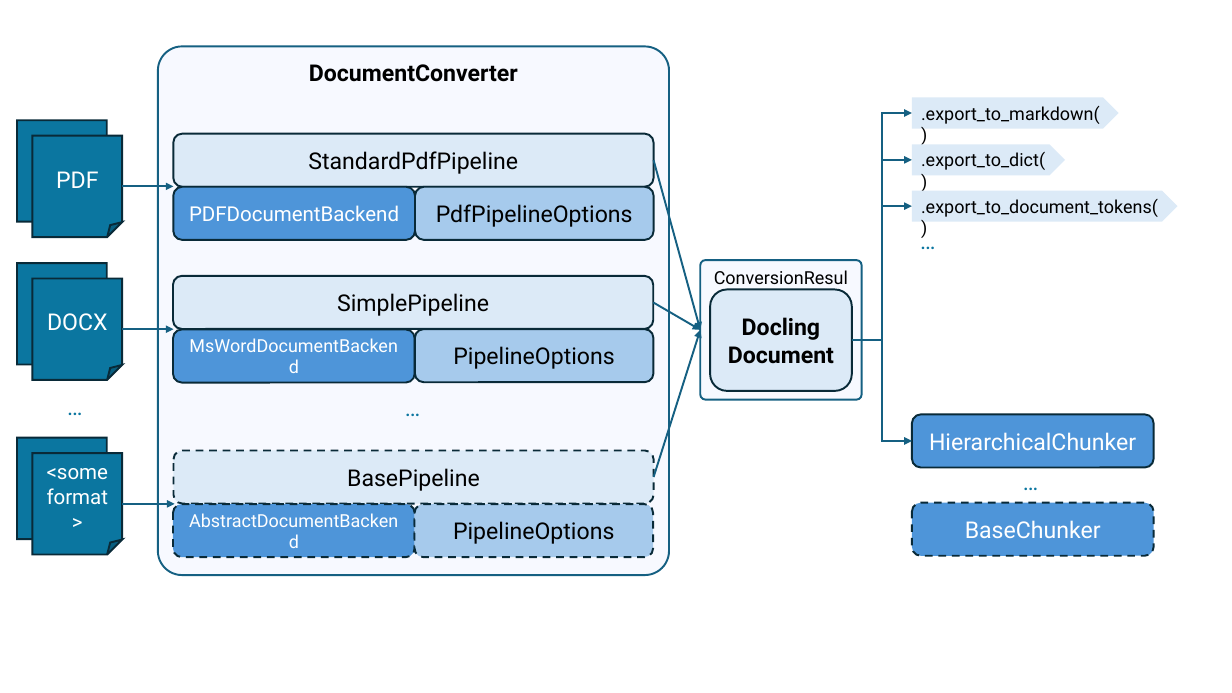
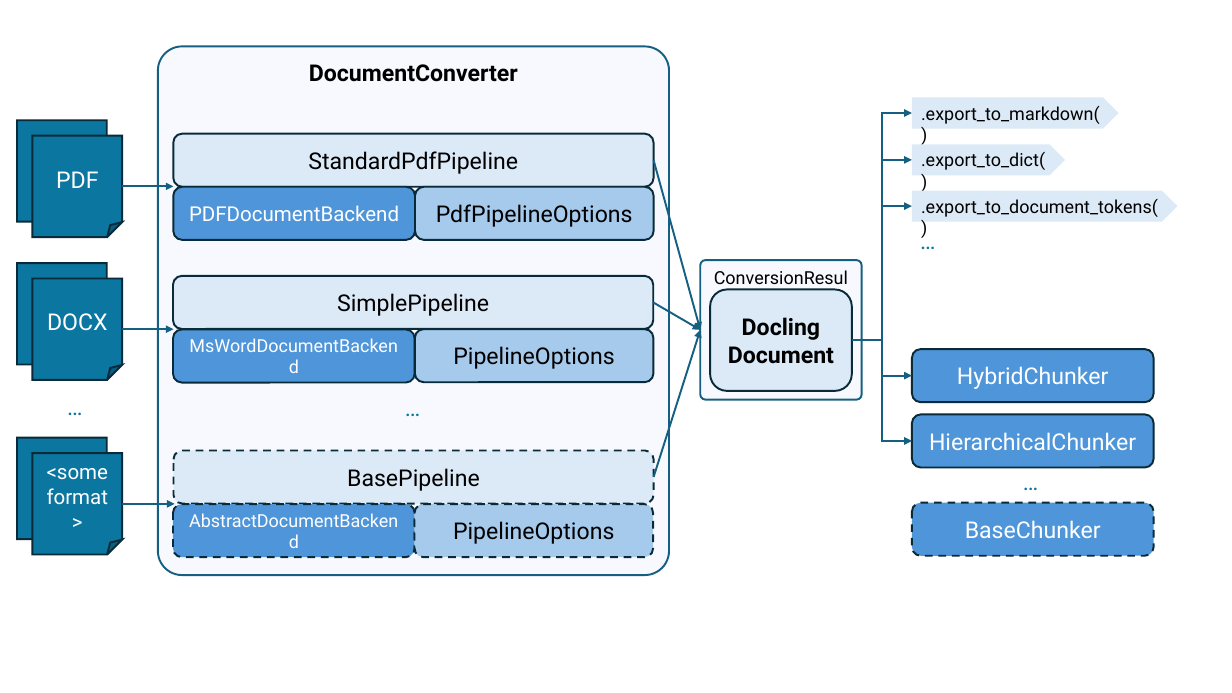
Before and after one commit to archive-of-deleted-repositories/santhreal__docling, a slide deck: slide 1 of docs/assets/docling_arch.pptx. Drawn at 1232x693 pixels with LibreOffice and Linux fonts; fonts in the diff are those of the drawing. Boxes give left, top, right and bottom in pixels: in the first picture for what was removed or moved away, otherwise in the second. Text is boxed around its words. In the diff, an @@ line names an element or a change of style, - is before the commit and + after.

Commit message:
feat: expose new hybrid chunker, update docs (#384)

```diff
--- a/docs/assets/docling_arch.pptx
+++ b/docs/assets/docling_arch.pptx
@@ elbow arrow added from (852, 340) to (912, 376), #156082 1.5 pt @@
@@ rounded rectangle added at [912, 349, 1154, 402], fill #4E95D9, outline #092A39 1.5 pt, 18 pt, text #FFFFFF @@
+HybridChunker
```
Also in this commit, not shown: 8 other files.
